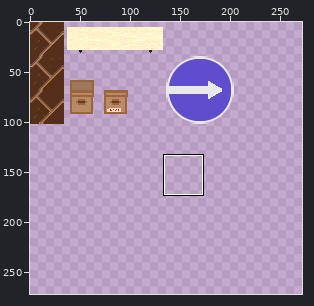
One commit to this sprite sheet: tiles.png. The first picture is a wide view before the edit; the outline marks the close-up.
Close-up. Old version:
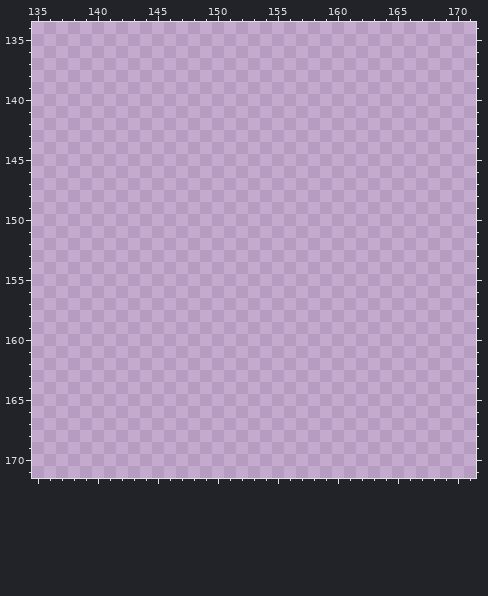
The file is 272x272 pixels. Shown: x 135..171, y 134..171. The commit also changed other parts of the picture, which this record leaves out.
Palette (. is transparent): 
Once edited:
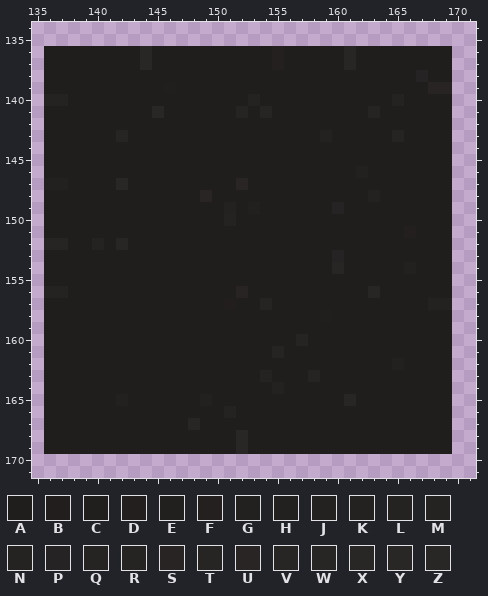
Colours new in this view: A #201e1d  B #211e1d  C #211f1e  D #221f1e  E #22201f  F #23201f  G #23211f  H #232120  J #232221  K #242221  L #242321  M #242322  N #252322  P #252323  Q #262323  R #262423  S #272423  T #272523  U #282524  V #282624  W #282625  X #282725  Y #282726  Z #292726
Diff:
y 136..137: x 136..169 .................................. -> AAAAAAAAZAAAAAAAAAAFAAAAAWAAAAAAAA
y 138: x 136..169 .................................. -> AAAAAAAAAAAAAAAAAAAAAAAAAAAAAAAPAA
y 139: x 136..169 .................................. -> AAAAAAAAAACAAAAAAAAAAAAAAAAAAAAASS
y 140: x 136..169 .................................. -> NNAAAAAAAAAAAAAAANAAAAAAAAAAAMAAAA
y 141: x 136..169 .................................. -> AAAAAAAAAXAAAAAAQATAAAAAAAARAAAAAA
y 142: x 136..169 .................................. -> AAAAAAAAAAAAAAAAAAAAAAAAAAAAAAAAAA
y 143: x 136..169 .................................. -> AAAAAATAAAAAAAAAAAAAAAAKAAAAARAAAA
y 144..145: x 136..169 .................................. -> AAAAAAAAAAAAAAAAAAAAAAAAAAAAAAAAAA
y 146: x 136..169 .................................. -> AAAAAAAAAAAAAAAAAAAAAAAAAAHAAAAAAA
y 147: x 136..169 .................................. -> HHAAAAYAAAAAAAAAUAAAAAAAAAAAAAAAAA
y 148: x 136..169 .................................. -> AAAAAAAAAAAAAUAAAAAAAAAAAAAJAAAAAA
y 149: x 136..169 .................................. -> AAAAAAAAAAAAAAAJAEAAAAAAPAAAAAAAAA
y 150: x 136..169 .................................. -> AAAAAAAAAAAAAAAMAAAAAAAAAAAAAAAAAA
y 151: x 136..169 .................................. -> AAAAAAAAAAAAAAAAAAAAAAAAAAAAAADAAA
y 152: x 136..169 .................................. -> TTAALAWAAAAAAAAAAAAAAAAAAAAAAAAAAA
y 153: x 136..169 .................................. -> AAAAAAAAAAAAAAAAAAAAAAAAPAAAAAAAAA
y 154: x 136..169 .................................. -> AAAAAAAAAAAAAAAAAAAAAAAAWAAAAAHAAA
y 155: x 136..169 .................................. -> AAAAAAAAAAAAAAAAAAAAAAAAAAAAAAAAAA
y 156: x 136..169 .................................. -> NNAAAAAAAAAAAAAASAAAAAAAAAAWAAAAAA
y 157: x 136..169 .................................. -> AAAAAAAAAAAAAAABAAQAAAAAAAAAAAAAKK
y 158: x 136..169 .................................. -> AAAAAAAAAAAAAAAAAAAAAAACAAAAAAAAAA
y 159: x 136..169 .................................. -> AAAAAAAAAAAAAAAAAAAAAAAAAAAAAAAAAA
y 160: x 136..169 .................................. -> AAAAAAAAAAAAAAAAAAAAAQAAAAAAAAAAAA
y 161: x 136..169 .................................. -> AAAAAAAAAAAAAAAAAAAQAAAAAAAAAAAAAA
y 162: x 136..169 .................................. -> AAAAAAAAAAAAAAAAAAAAAAAAAAAAAGAAAA
y 163: x 136..169 .................................. -> AAAAAAAAAAAAAAAAAAMAAARAAAAAAAAAAA
y 164: x 136..169 .................................. -> AAAAAAAAAAAAAAAAAAAJAAAAAAAAAAAAAA
y 165: x 136..169 .................................. -> AAAAAAHAAAAAAHAAAAAAAAAAAVAAAAAAAA
y 166: x 136..169 .................................. -> AAAAAAAAAAAAAAAMAAAAAAAAAAAAAAAAAA
y 167: x 136..169 .................................. -> AAAAAAAAAAAAWAAAAAAAAAAAAAAAAAAAAA
y 168..169: x 136..169 .................................. -> AAAAAAAAAAAAAAAAYAAAAAAAAAAAAAAAAA
Changed places in both close-ups, as pixel boxes (x1, y1, x2, y2):
added: (44, 46, 452, 454)
